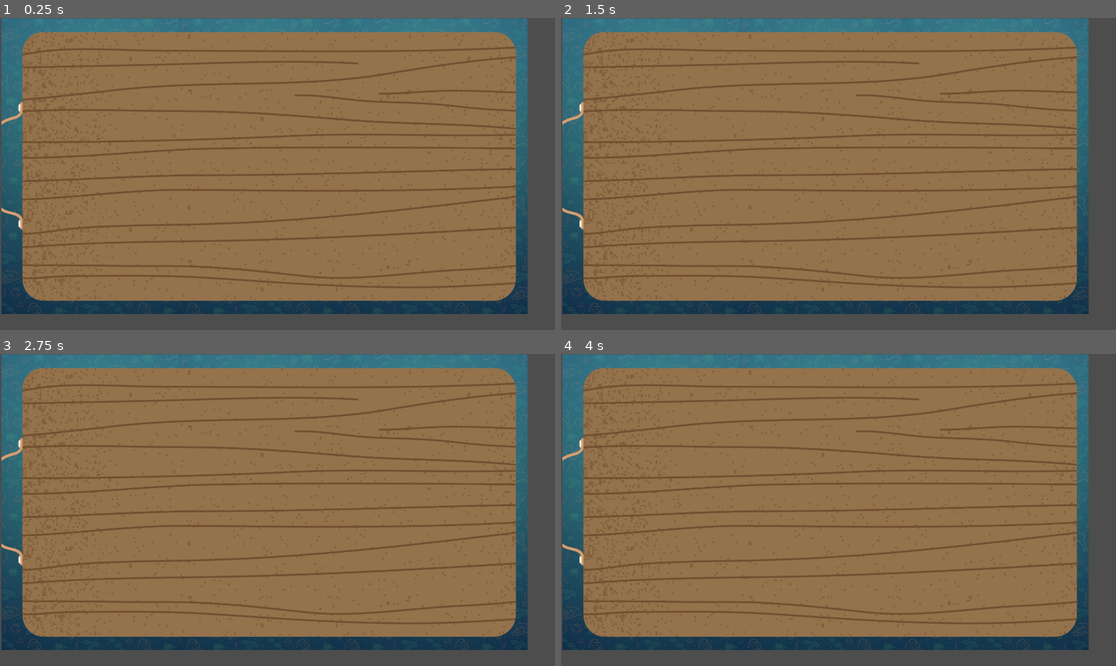
Above: before the commit, frames 1-4 (two rows, left to right).
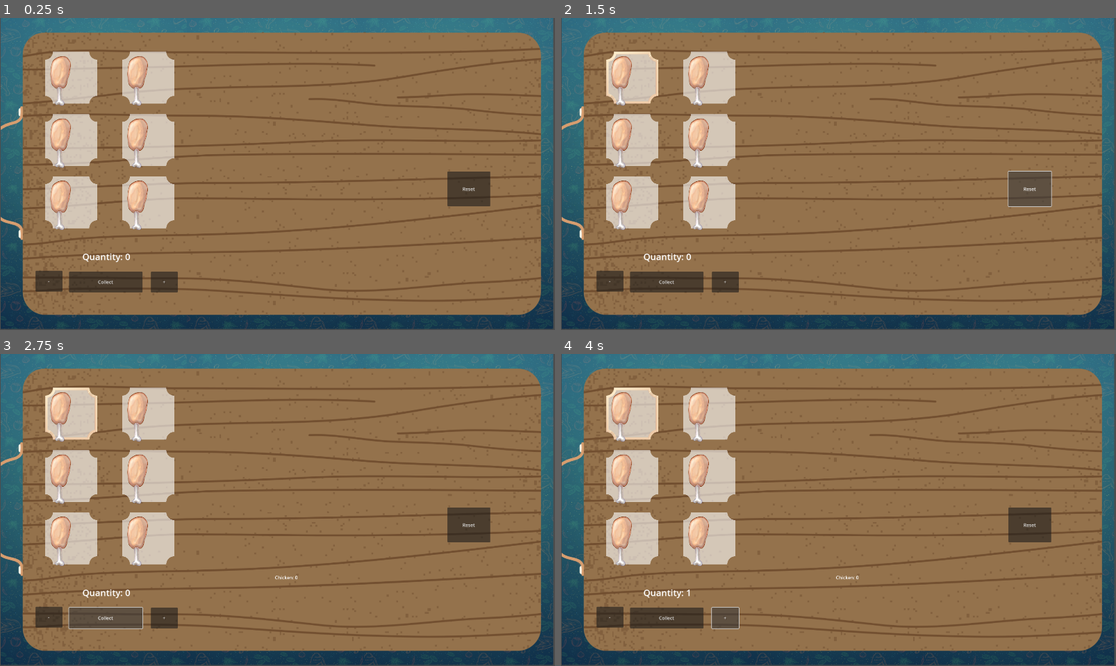
Above: after the commit, the same moments.

Repository: ACDragon8/Beyond-Thyme-and-Space
Game: Godot game, scene res://Scenes/gathering.tscn
Two runs of this game, one before a commit and one after it. Both use one fixed random seed, a clock stepped at 60 frames per second and the inputs below. This scene is started directly instead of the project's main scene. The engine's default icon, where the game draws it, is replaced by a stand-in: a white triangle on a blue panel in a dark square.
Inputs (mouse positions are in pixels of both pictures, inside the frame that each line leads up to):
- Up to frame 1 (0.25 s): no input
- Up to frame 2 (1.5 s): click (633, 77) at 0.52 s; click (1027, 189) at 1.25 s, where only the run after the commit has a clickable "Reset"
- Up to frame 3 (2.75 s): click (105, 619) at 2 s, where only the run after the commit has a clickable "Collect"
- Up to frame 4 (4 s): click (610, 616) at 2.75 s, where only the run after the commit has a clickable "-"; click (727, 619) at 3.5 s, where only the run after the commit has a clickable "+"

The runs differ from the first frame. In frame 1, 37% of the frame differs, in the area x 0-100%, y 0-100%; in frame 2, 37%; in frame 3, 37%; in frame 4, 37%.

Commit message:
incomplete implementation of timer ingredient gathering and basic assets

Diff:
--- /dev/null
+++ b/Prefabs/ingredient.gd
@@ -0,0 +1,16 @@
+extends TextureRect
+
+
+# Called when the node enters the scene tree for the first time.
+func _ready():
+	pass # Replace with function body.
+
+
+# Called every frame. 'delta' is the elapsed time since the previous frame.
+func _process(delta):
+	pass
+
+
+
+func _on_ingredient_button_display(index):
+	self.texture.current_frame = index
--- a/Prefabs/ingredient_button.tscn
+++ b/Prefabs/ingredient_button.tscn
@@ -1,37 +1,72 @@
-[gd_scene load_steps=4 format=3 uid="uid://bjw34vfma4kk4"]
+[gd_scene load_steps=11 format=3 uid="uid://bjw34vfma4kk4"]
 
 [ext_resource type="Texture2D" uid="uid://djoh4yfd734w" path="res://Assets/icon.svg" id="1_d2c7c"]
 [ext_resource type="Script" uid="uid://svwbn20eqpxr" path="res://Scripts/ingredient_display.gd" id="1_kh7s4"]
 [ext_resource type="Script" uid="uid://dbwq10xaeb1gg" path="res://Scripts/ingredient_button.gd" id="2_dcbm4"]
+[ext_resource type="Texture2D" uid="uid://boc47www224ec" path="res://Assets/Assets - UI/select-outline.png" id="2_npfes"]
+[ext_resource type="Texture2D" uid="uid://dxkmykedc581s" path="res://Assets/Assets - UI/select-bg.png" id="3_npfes"]
+[ext_resource type="Texture2D" uid="uid://5q4a8ny11qxd" path="res://Assets/Assets - Ingredient/cabbage/cabbage1.png" id="5_dx872"]
+[ext_resource type="Texture2D" uid="uid://bu0v7vfq7rsp7" path="res://Assets/Assets - Ingredient/chicken/chicken1.png" id="6_n7x7r"]
+[ext_resource type="Texture2D" uid="uid://e7kofefykk6l" path="res://Assets/Assets - Ingredient/rice/rice1.png" id="7_k7ixi"]
+[ext_resource type="Texture2D" uid="uid://c8o7wu3s3n08r" path="res://Assets/Assets - Ingredient/rice/rice3.png" id="9_gveiv"]
+
+[sub_resource type="AnimatedTexture" id="AnimatedTexture_n7x7r"]
+frames = 6
+pause = true
+speed_scale = 0.0
+frame_0/texture = ExtResource("6_n7x7r")
+frame_1/texture = ExtResource("5_dx872")
+frame_1/duration = 1.0
+frame_2/texture = ExtResource("7_k7ixi")
+frame_2/duration = 1.0
+frame_3/texture = ExtResource("1_d2c7c")
+frame_3/duration = 1.0
+frame_4/texture = ExtResource("1_d2c7c")
+frame_4/duration = 1.0
+frame_5/texture = ExtResource("9_gveiv")
+frame_5/duration = 1.0
 
 [node name="Ingredient Button" type="Container"]
 z_index = 3
-custom_minimum_size = Vector2(144, 144)
-anchors_preset = -1
-anchor_left = 0.005
-anchor_top = 0.014
-anchor_right = 0.15
-anchor_bottom = 0.267
-offset_left = -9.6
-offset_top = -15.12
-offset_right = -144.0
-offset_bottom = -144.36
 scale = Vector2(2, 2)
+size_flags_horizontal = 2
+size_flags_vertical = 2
 script = ExtResource("1_kh7s4")
 
-[node name="ColorRect" type="ColorRect" parent="."]
+[node name="ColorRect" type="TextureRect" parent="."]
 show_behind_parent = true
 z_index = -1
-custom_minimum_size = Vector2(144, 144)
 layout_mode = 2
+texture = ExtResource("2_npfes")
 
 [node name="TextureButton" type="TextureButton" parent="."]
 layout_mode = 2
-size_flags_horizontal = 4
-size_flags_vertical = 4
 action_mode = 0
-texture_normal = ExtResource("1_d2c7c")
+texture_normal = ExtResource("3_npfes")
 script = ExtResource("2_dcbm4")
 
+[node name="Container" type="Container" parent="TextureButton"]
+layout_mode = 1
+anchors_preset = -1
+anchor_left = 0.031
+anchor_top = 0.029
+anchor_right = 0.218
+anchor_bottom = 0.193
+offset_left = -18.6
+offset_top = -17.4
+offset_right = -130.8
+offset_bottom = -115.8
+scale = Vector2(0.5, 0.5)
+pivot_offset = Vector2(-50, 0)
+
+[node name="Ingredient" type="TextureRect" parent="TextureButton/Container"]
+clip_contents = true
+layout_mode = 2
+size_flags_horizontal = 6
+size_flags_vertical = 6
+size_flags_stretch_ratio = 0.5
+texture = SubResource("AnimatedTexture_n7x7r")
+
+[connection signal="display" from="." to="TextureButton/Container/Ingredient" method="_on_ingredient_button_display"]
+[connection signal="pressed" from="TextureButton" to="." method="_on_texture_button_pressed"]
 [connection signal="pressed" from="TextureButton" to="TextureButton" method="_on_pressed"]
-[connection signal="pressed" from="TextureButton" to="." method="_on_texture_button_pressed"]
--- a/Scenes/gathering.tscn
+++ b/Scenes/gathering.tscn
@@ -1,9 +1,86 @@
-[gd_scene load_steps=2 format=3 uid="uid://boik3afvmhl7"]
+[gd_scene load_steps=6 format=3 uid="uid://dw604xggq3fwy"]
 
+[ext_resource type="Script" uid="uid://dhjy2y0kps2bw" path="res://Scripts/results.gd" id="1_tin2j"]
 [ext_resource type="Texture2D" uid="uid://dgl800847aanq" path="res://Assets/cutting_board.png" id="1_ud23g"]
+[ext_resource type="Script" uid="uid://d0ol1d7ou77rb" path="res://Scripts/collect.gd" id="3_eji51"]
+[ext_resource type="Script" uid="uid://bovki547xd8gv" path="res://Scripts/quantity_display.gd" id="4_m2mup"]
 
-[node name="Gathering" type="Node2D"]
+[sub_resource type="Theme" id="Theme_mabgl"]
+default_font_size = 31
+
+[node name="Results" type="Node2D"]
+script = ExtResource("1_tin2j")
 
 [node name="CuttingBoard" type="Sprite2D" parent="."]
-position = Vector2(915, 513)
+position = Vector2(958.097, 538.25)
+scale = Vector2(1.05029, 1.05029)
 texture = ExtResource("1_ud23g")
+
+[node name="GridContainer" type="GridContainer" parent="."]
+custom_minimum_size = Vector2(128, 128)
+offset_left = 152.0
+offset_top = 113.0
+offset_right = 1924.0
+offset_bottom = 2261.0
+scale = Vector2(0.3, 0.3)
+pivot_offset = Vector2(5, 5)
+size_flags_horizontal = 3
+size_flags_vertical = 3
+columns = 2
+
+[node name="TextEdit" type="RichTextLabel" parent="."]
+offset_left = 951.0
+offset_top = 762.0
+offset_right = 1390.0
+offset_bottom = 891.0
+text = "Chicken: 0"
+shortcut_keys_enabled = false
+deselect_on_focus_loss_enabled = false
+drag_and_drop_selection_enabled = false
+
+[node name="Reset" type="Button" parent="."]
+offset_left = 1548.0
+offset_top = 531.0
+offset_right = 1696.0
+offset_bottom = 652.0
+text = "Reset"
+
+[node name="Collect" type="Button" parent="."]
+offset_left = 239.0
+offset_top = 878.0
+offset_right = 493.0
+offset_bottom = 950.0
+text = "Collect"
+script = ExtResource("3_eji51")
+
+[node name="Minus" type="Button" parent="."]
+offset_left = 123.0
+offset_top = 875.0
+offset_right = 216.0
+offset_bottom = 947.0
+text = "-
+"
+
+[node name="Plus" type="Button" parent="."]
+offset_left = 522.0
+offset_top = 878.0
+offset_right = 615.0
+offset_bottom = 950.0
+text = "+"
+
+[node name="Quantity Display" type="Label" parent="."]
+offset_left = 149.0
+offset_top = 800.0
+offset_right = 588.0
+offset_bottom = 853.0
+theme = SubResource("Theme_mabgl")
+text = "Quantity: 0"
+horizontal_alignment = 1
+vertical_alignment = 1
+script = ExtResource("4_m2mup")
+
+[connection signal="AddIngredient" from="." to="." method="_on_add_ingredient"]
+[connection signal="pressed" from="Reset" to="." method="_on_reset_pressed"]
+[connection signal="pressed" from="Collect" to="." method="_on_collect_pressed"]
+[connection signal="pressed" from="Minus" to="Quantity Display" method="minus_quantity"]
+[connection signal="pressed" from="Plus" to="Quantity Display" method="add_quantity"]
--- a/Scenes/main.gd
+++ /dev/null
@@ -1,21 +0,0 @@
-extends Node2D
-signal GameStart
-
-var time_begin
-var time_delay
-var game_start
-
-# Called when the node enters the scene tree for the first time.
-func _ready():
-	game_start = false
-
-
-# Called every frame. 'delta' is the elapsed time since the previous frame.
-func _process(delta):
-	if not game_start:
-		if Input.is_action_just_released("Space"):
-			game_start = true
-			GameStart.emit()
-			time_begin = Time.get_ticks_usec()
-			time_delay = AudioServer.get_time_to_next_mix() + AudioServer.get_output_latency()
-			$AudioStreamPlayer2D.play()
--- a/Scenes/main.tscn
+++ b/Scenes/main.tscn
@@ -2,13 +2,13 @@
 
 [ext_resource type="PackedScene" uid="uid://bv43xyjlmb7vo" path="res://Prefabs/target.tscn" id="1_8gbba"]
 [ext_resource type="Texture2D" uid="uid://dgl800847aanq" path="res://Assets/cutting_board.png" id="1_jjvhh"]
-[ext_resource type="Script" uid="uid://djfgx3sjr0a1y" path="res://Scenes/main.gd" id="1_kry3j"]
+[ext_resource type="Script" uid="uid://djfgx3sjr0a1y" path="res://Scripts/main.gd" id="1_kry3j"]
 [ext_resource type="PackedScene" uid="uid://buh4pxfco3nvc" path="res://Prefabs/player.tscn" id="2_jjvhh"]
 [ext_resource type="Script" uid="uid://b26yg4k826shb" path="res://Scripts/player.gd" id="3_kry3j"]
 [ext_resource type="AudioStream" uid="uid://c26nhigmecrd1" path="res://Sound/recipe 1_test1.ogg" id="6_6bp64"]
 [ext_resource type="Script" uid="uid://cl22a63fyafcy" path="res://Scripts/audio_stream_player_2d.gd" id="6_21xkr"]
 [ext_resource type="Texture2D" uid="uid://sa7igaoxnqql" path="res://Assets/TNS_cloudybento.png" id="8_344ge"]
-[ext_resource type="Script" uid="uid://dqibdei2dbi2s" path="res://Scenes/text_edit.gd" id="9_ynf5e"]
+[ext_resource type="Script" uid="uid://dqibdei2dbi2s" path="res://Scripts/text_edit.gd" id="9_ynf5e"]
 
 [node name="main" type="Node2D"]
 script = ExtResource("1_kry3j")
--- /dev/null
+++ b/Scripts/collect.gd
@@ -0,0 +1,17 @@
+extends Button
+
+var wait_until: int = Time.get_unix_time_from_system()
+var lock: bool = false
+
+
+# Called when the node enters the scene tree for the first time.
+func _ready():
+	pass
+
+# Called every frame. 'delta' is the elapsed time since the previous frame.
+func _process(delta):
+	var current_time = Time.get_unix_time_from_system()
+	if(current_time < wait_until):
+		lock = true
+	else:
+		lock = false
--- a/Scripts/ingredient_button.gd
+++ b/Scripts/ingredient_button.gd
@@ -1,14 +1,13 @@
 extends TextureButton
 
-signal ToggleSelected(ing, )
+signal ToggleSelected(ing)
 
 var ingredient
-var selected
 
 
 # Called when the node enters the scene tree for the first time.
 func _ready():
-	selected = false
+	pass
 
 # Called every frame. 'delta' is the elapsed time since the previous frame.
 func _process(delta):
@@ -20,11 +19,10 @@
 
 func _on_pressed():
 	if ingredient != null:
-		selected = not selected
 		ToggleSelected.emit(ingredient)
-		print(ingredient + ": " + str(selected))
+		pass
 	else:
-		print(ingredient)
+		print("Error: no ingredient selected")
 
 	#if ingredient != "":
 		#AddIngredient.emit(ingredient) # Replace with function body.
--- a/Scripts/ingredient_display.gd
+++ b/Scripts/ingredient_display.gd
@@ -3,10 +3,12 @@
 var index
 
 signal ToggleSelected(ing,index,b)
+signal display(index)
 
 # Called when the node enters the scene tree for the first time.
 func _ready():
 	$ColorRect.visible = false
+	#$TextureButton/Container/Ingredient.texture.current_frame = 1
 
 
 # Called every frame. 'delta' is the elapsed time since the previous frame.
@@ -18,8 +20,7 @@
 
 func set_index(val):
 	index = val
-
 func _on_texture_button_pressed():
-	$ColorRect.visible = $TextureButton.selected
+	$ColorRect.visible = not $ColorRect.visible
 	if index != null:
-		ToggleSelected.emit($TextureButton.ingredient,index, $TextureButton.selected)
+		ToggleSelected.emit($TextureButton.ingredient,index, $ColorRect.visible)
--- a/Scripts/main.gd
+++ b/Scripts/main.gd
@@ -1,11 +1,21 @@
 extends Node2D
+signal GameStart
 
+var time_begin
+var time_delay
+var game_start
 
 # Called when the node enters the scene tree for the first time.
 func _ready():
-	pass # Replace with function body.
+	game_start = false
 
 
 # Called every frame. 'delta' is the elapsed time since the previous frame.
 func _process(delta):
-	pass
+	if not game_start:
+		if Input.is_action_just_released("Space"):
+			game_start = true
+			GameStart.emit()
+			time_begin = Time.get_ticks_usec()
+			time_delay = AudioServer.get_time_to_next_mix() + AudioServer.get_output_latency()
+			$AudioStreamPlayer2D.play()
--- /dev/null
+++ b/Scripts/results.gd
@@ -0,0 +1,111 @@
+extends Node2D
+
+signal AddIngredient
+
+var ingredients = {}
+var num_boxes = 6
+var selected_ingredients #list of length num_boxes representing whether the ingredient in the box is selected
+var collecting = false
+var collect_time = Time.get_unix_time_from_system()
+var lock = false
+
+const IngredientButton: PackedScene = preload("res://Prefabs/ingredient_button.tscn")
+
+# Called when the node enters the scene tree for the first time.
+func _ready():
+	load_game()
+	selected_ingredients = []
+	var ings = ["Chicken", "Cabbage", "Rice", "Bread", "Egg", "Curry"]
+	for i in range(num_boxes):
+		add_box(ings[i],i)
+	update_counter()
+
+
+
+# Called every frame. 'delta' is the elapsed time since the previous frame.
+func _process(_delta):
+	var current_time = Time.get_unix_time_from_system()
+
+
+
+
+func update_counter(): # updates the ingredients textbox
+	var s = ""
+	for i in ingredients:
+		s = s + "{0}: {1}\n".format([i, str(ingredients[i])])
+	$TextEdit.text = s
+	save_game()
+
+
+func new_ingredient(ing): #creates a new ingredient in the ingredient dictionary
+	ingredients[ing] = 0
+
+
+func add_ingredient(ing): #adds 1 to the ingredient in ingredient dict, creates it if it does not exist
+	if not ing in ingredients:
+		new_ingredient(ing)
+	ingredients[ing] += 1
+	update_counter()
+
+func add_many_ingredient(ing, val):
+	if not ing in ingredients:
+		new_ingredient(ing)
+	ingredients[ing] += val
+	update_counter()
+
+func add_list_of_ingredient(list): #list = [(ing, val)]
+	for i in list:
+		var ing = i[0]
+		var val = i[1]
+		add_many_ingredient(ing, val)
+
+
+func _on_collect_pressed():
+	print(selected_ingredients)
+	for i in selected_ingredients:
+		if i != "":
+			print("adding "+ i)
+			add_many_ingredient(i, $"Quantity Display".quantity)
+	update_counter()
+	print(Time.get_unix_time_from_system())
+
+func _on_selection_update(ing, index, b):
+	print("update")
+	if b:
+		selected_ingredients[index] = ing
+	else:
+		selected_ingredients[index] = ""
+
+func add_box(ingr,index): #creates an IngredientButton for adding ingredients
+	var box = IngredientButton.instantiate()
+	box.set_index(index)
+	box.set_ingredient(ingr)
+	box.ToggleSelected.connect(_on_selection_update)
+	$GridContainer.add_child(box)
+	selected_ingredients.append("")
+
+
+
+func save_game():
+	var save_file = FileAccess.open("user://savegame.save", FileAccess.WRITE)
+	var json_string = JSON.stringify(ingredients)
+	save_file.store_line(json_string)
+	print("saved")
+
+func load_game():
+	if not FileAccess.file_exists("user://savegame.save"):
+		return # Error! We don't have a save to load.
+	var save_file = FileAccess.open("user://savegame.save", FileAccess.READ)
+	var json_string = save_file.get_line()
+	print("a")
+	var json = JSON.new()
+	var result = json.parse(json_string)
+	ingredients = json.data
+	for i in ingredients:
+		ingredients[i] = int(ingredients[i])
+
+#debug function
+func _on_reset_pressed():
+	ingredients = {}
+	save_game()
+	update_counter()
--- /dev/null
+++ b/Textures/cabbage.tres
@@ -0,0 +1,3 @@
+[gd_resource type="ImageTexture" format=3 uid="uid://csnts0ouviucb"]
+
+[resource]
--- a/project.godot
+++ b/project.godot
@@ -17,7 +17,7 @@
 
 [autoload]
 
-Global="*res://global.gd"
+Global="*res://Scripts/global.gd"
 
 [display]
 
--- a/results.gd
+++ /dev/null
@@ -1,99 +0,0 @@
-extends Node2D
-
-signal AddIngredient
-
-var ingredients = {}
-var num_boxes = 4
-var selected_ingredients #list of length num_boxes representing whether the ingredient in the box is selected
-
-const IngredientButton: PackedScene = preload("res://Prefabs/ingredient_button.tscn")
-
-# Called when the node enters the scene tree for the first time.
-func _ready():
-	load_game()
-	selected_ingredients = []
-	var ings = ["Chicken", "Onions", "Rice", "Lettuce", "Carrots", "Beef", "Pork"]
-	for i in range(num_boxes):
-		add_box(ings[i],i)
-	update_counter()
-
-
-
-# Called every frame. 'delta' is the elapsed time since the previous frame.
-func _process(_delta):
-	pass
-
-
-
-func update_counter(): # updates the ingredients textbox
-	var s = ""
-	for i in ingredients:
-		s = s + "{0}: {1}\n".format([i, str(ingredients[i])])
-	$TextEdit.text = s
-	save_game()
-
-
-func new_ingredient(ing): #creates a new ingredient in the ingredient dictionary
-	ingredients[ing] = 0
-
-
-func add_ingredient(ing): #adds 1 to the ingredient in ingredient dict, creates it if it does not exist
-	if not ing in ingredients:
-		new_ingredient(ing)
-	ingredients[ing] += 1
-	update_counter()
-
-func add_many_ingredient(ing, val):
-	if not ing in ingredients:
-		new_ingredient(ing)
-	ingredients[ing] += val
-	update_counter()
-
-func _on_collect_pressed():
-	print(selected_ingredients)
-	for i in selected_ingredients:
-		if i != "":
-			print("added "+ i)
-			add_many_ingredient(i,$"Quantity Display".quantity)
-	update_counter()
-
-func _on_selection_update(ing, index, b):
-	print("update")
-	if b:
-		selected_ingredients[index] = ing
-	else:
-		selected_ingredients[index] = ""
-
-func add_box(ingr,index): #creates an IngredientButton for adding ingredients
-	var box = IngredientButton.instantiate()
-	box.set_index(index)
-	box.set_ingredient(ingr)
-	box.ToggleSelected.connect(_on_selection_update)
-	$GridContainer.add_child(box)
-	selected_ingredients.append("")
-
-
-
-func save_game():
-	var save_file = FileAccess.open("user://savegame.save", FileAccess.WRITE)
-	var json_string = JSON.stringify(ingredients)
-	save_file.store_line(json_string)
-	print("saved")
-
-func load_game():
-	if not FileAccess.file_exists("user://savegame.save"):
-		return # Error! We don't have a save to load.
-	var save_file = FileAccess.open("user://savegame.save", FileAccess.READ)
-	var json_string = save_file.get_line()
-	print("a")
-	var json = JSON.new()
-	var result = json.parse(json_string)
-	ingredients = json.data
-	for i in ingredients:
-		ingredients[i] = int(ingredients[i])
-
-#debug function
-func _on_reset_pressed():
-	ingredients = {}
-	save_game()
-	update_counter()
--- a/results.tscn
+++ /dev/null
@@ -1,84 +0,0 @@
-[gd_scene load_steps=5 format=3 uid="uid://dw604xggq3fwy"]
-
-[ext_resource type="Script" uid="uid://dhjy2y0kps2bw" path="res://results.gd" id="1_5erdf"]
-[ext_resource type="Texture2D" uid="uid://dgl800847aanq" path="res://Assets/cutting_board.png" id="1_amp1b"]
-[ext_resource type="Script" uid="uid://bovki547xd8gv" path="res://quantity_display.gd" id="3_5erdf"]
-
-[sub_resource type="Theme" id="Theme_mabgl"]
-default_font_size = 31
-
-[node name="Results" type="Node2D"]
-script = ExtResource("1_5erdf")
-
-[node name="CuttingBoard" type="Sprite2D" parent="."]
-position = Vector2(958.097, 538.25)
-scale = Vector2(1.05029, 1.05029)
-texture = ExtResource("1_amp1b")
-
-[node name="GridContainer" type="GridContainer" parent="."]
-custom_minimum_size = Vector2(128, 128)
-offset_left = 152.0
-offset_top = 113.0
-offset_right = 568.0
-offset_bottom = 553.0
-scale = Vector2(1.5, 1.5)
-pivot_offset = Vector2(5, 5)
-size_flags_horizontal = 3
-size_flags_vertical = 3
-columns = 2
-
-[node name="TextEdit" type="RichTextLabel" parent="."]
-offset_left = 951.0
-offset_top = 762.0
-offset_right = 1390.0
-offset_bottom = 891.0
-text = "Chicken: 0"
-shortcut_keys_enabled = false
-deselect_on_focus_loss_enabled = false
-drag_and_drop_selection_enabled = false
-
-[node name="Reset" type="Button" parent="."]
-offset_left = 1548.0
-offset_top = 531.0
-offset_right = 1696.0
-offset_bottom = 652.0
-text = "Reset"
-
-[node name="Collect" type="Button" parent="."]
-offset_left = 239.0
-offset_top = 878.0
-offset_right = 493.0
-offset_bottom = 950.0
-text = "Collect"
-
-[node name="Minus" type="Button" parent="."]
-offset_left = 123.0
-offset_top = 875.0
-offset_right = 216.0
-offset_bottom = 947.0
-text = "-
-"
-
-[node name="Plus" type="Button" parent="."]
-offset_left = 522.0
-offset_top = 878.0
-offset_right = 615.0
-offset_bottom = 950.0
-text = "+"
-
-[node name="Quantity Display" type="Label" parent="."]
-offset_left = 149.0
-offset_top = 800.0
-offset_right = 588.0
-offset_bottom = 853.0
-theme = SubResource("Theme_mabgl")
-text = "Quantity: 0"
-horizontal_alignment = 1
-vertical_alignment = 1
-script = ExtResource("3_5erdf")
-
-[connection signal="AddIngredient" from="." to="." method="_on_add_ingredient"]
-[connection signal="pressed" from="Reset" to="." method="_on_reset_pressed"]
-[connection signal="pressed" from="Collect" to="." method="_on_collect_pressed"]
-[connection signal="pressed" from="Minus" to="Quantity Display" method="minus_quantity"]
-[connection signal="pressed" from="Plus" to="Quantity Display" method="add_quantity"]
--- a/save_manager.gd
+++ /dev/null
@@ -1,13 +0,0 @@
-extends Node2D
-
-
-# Called when the node enters the scene tree for the first time.
-func _ready():
-	pass # Replace with function body.
-
-
-# Called every frame. 'delta' is the elapsed time since the previous frame.
-func _process(delta):
-	pass
-
-func save_game():
--- a/save_manager.tscn
+++ /dev/null
@@ -1,6 +0,0 @@
-[gd_scene load_steps=2 format=3 uid="uid://cbpcwnuffdu6g"]
-
-[ext_resource type="Script" uid="uid://cyl7ybfip0boq" path="res://save_manager.gd" id="1_q3ir7"]
-
-[node name="Save Manager" type="Node2D"]
-script = ExtResource("1_q3ir7")
Binary file added: Assets/Assets - Character/TNS_portrait1.png
Not shown, added: Assets/Assets - Character/TNS_portrait1.png.import
Binary file added: Assets/Assets - Ingredient/cabbage/cabbage1.png
Not shown, added: Assets/Assets - Ingredient/cabbage/cabbage1.png.import
Binary file added: Assets/Assets - Ingredient/cabbage/cabbage2.png
Not shown, added: Assets/Assets - Ingredient/cabbage/cabbage2.png.import
Binary file added: Assets/Assets - Ingredient/cabbage/cabbage3.png
Not shown, added: Assets/Assets - Ingredient/cabbage/cabbage3.png.import
Binary file added: Assets/Assets - Ingredient/chicken/chicken1.png
Not shown, added: Assets/Assets - Ingredient/chicken/chicken1.png.import
Binary file added: Assets/Assets - Ingredient/chicken/chicken2.png
Not shown, added: Assets/Assets - Ingredient/chicken/chicken2.png.import
(and 46 more such lines)
